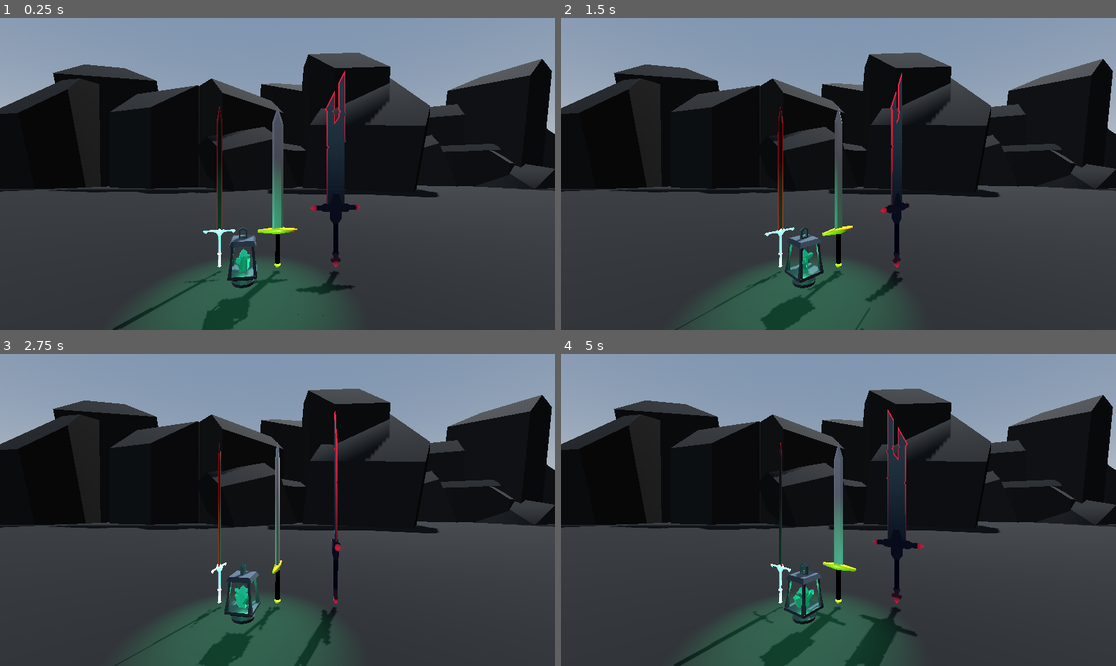
Above: before the commit, frames 1-4 (two rows, left to right).
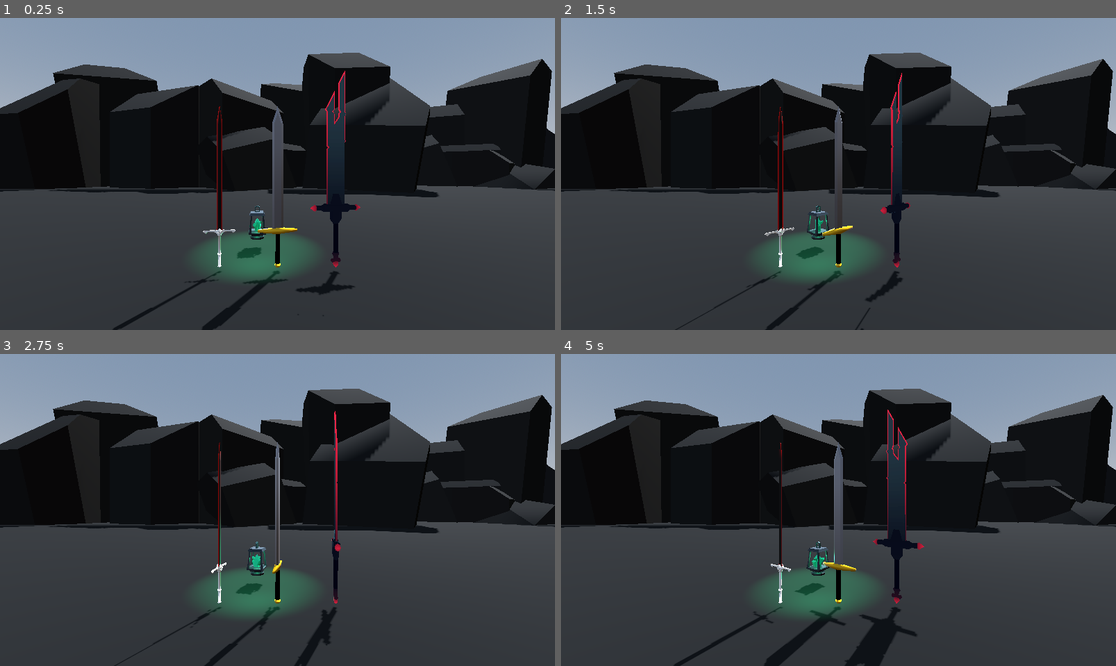
Above: after the commit, the same moments.

Repository: KameronHodge/KameronHodge.github.io
Game: Godot game, scene res://Scenes/display.tscn
The game is run twice, just before and just after one commit, with the same random seed, the same clock (stepped at 60 frames per second) and the same inputs.
Inputs:
- Up to frame 1 (0.25 s): no input
- Up to frame 2 (1.5 s): no input
- Up to frame 3 (2.75 s): no input
- Up to frame 4 (5 s): no input

The runs differ from the first frame. In frame 1, 8.0% of the frame differs, in the area x 24-61%, y 48-100%; in frame 2, 7.8%; in frame 3, 7.6%; in frame 4, 7.9%.

Commit message:
moved lantern
moved the lantern behind the swords.

Diff:
--- a/project/webportfoliotest/Scenes/display.tscn
+++ b/project/webportfoliotest/Scenes/display.tscn
@@ -66,7 +66,7 @@
 transform = Transform3D(-34.0143, 0, -36.6473, 0, 50, 0, 36.6473, 0, -34.0143, -10.8923, -25.8824, -110.657)
 
 [node name="lantern" parent="." instance=ExtResource("6_exjqb")]
-transform = Transform3D(-1.4487e-08, 0, -0.331424, 0, 0.331424, 0, 0.331424, 0, -1.4487e-08, -1.80227, -2.27261, 3.07964)
+transform = Transform3D(-1.4487e-08, 0, -0.331424, 0, 0.331424, 0, 0.331424, 0, -1.4487e-08, -1.80227, -2.27261, -4.28642)
 script = ExtResource("2_oe3w4")
 
 [node name="OmniLight3D" type="OmniLight3D" parent="lantern"]
